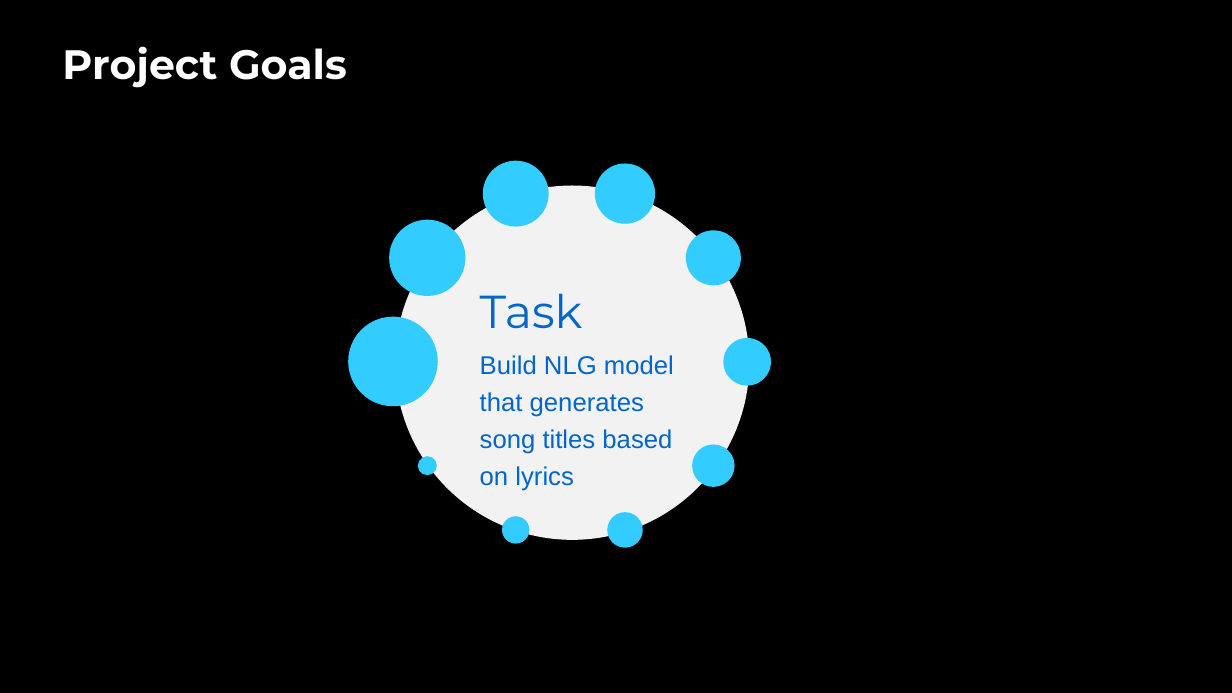
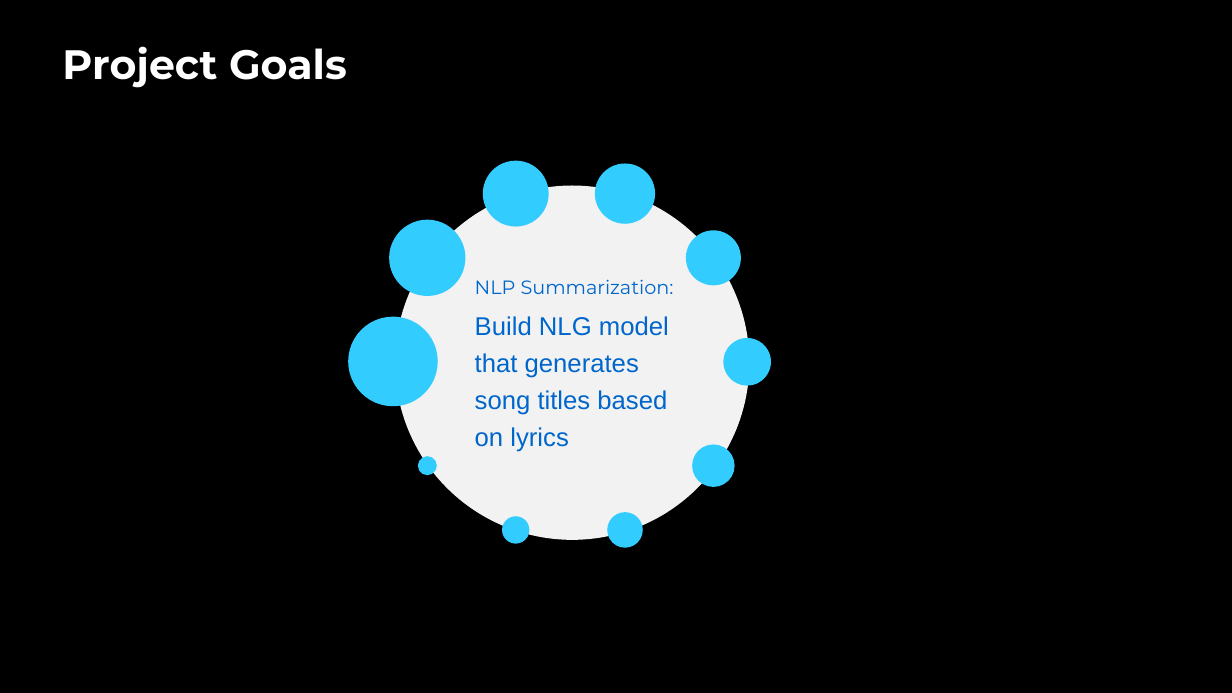
Before and after one commit to victorlifan/sone_title_generation, a slide deck: slide 3 of text_generate.pptx. Drawn at 1232x693 pixels with LibreOffice and Linux fonts; fonts in the diff are those of the drawing; background and template pictures are left out. Boxes give left, top, right and bottom in pixels: in the first picture for what was removed or moved away, otherwise in the second. Text is boxed around its words. In the diff, an @@ line names an element or a change of style, - is before the commit and + after.

```diff
--- a/text_generate.pptx
+++ b/text_generate.pptx
@@ text at <box>475,279,674,294</box>: text changed; size 36 to 15 pt @@
-Task
+NLP Summarization:
```
Also in this commit, not shown: 6 other slides changed, 1 slide added, 55 slides removed.
